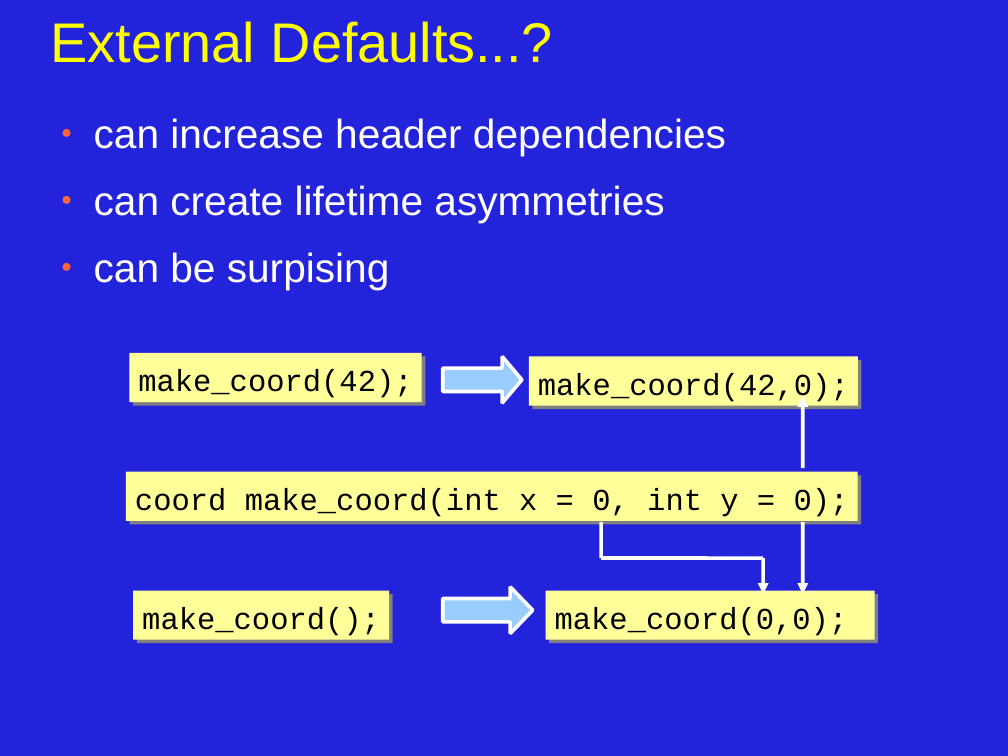
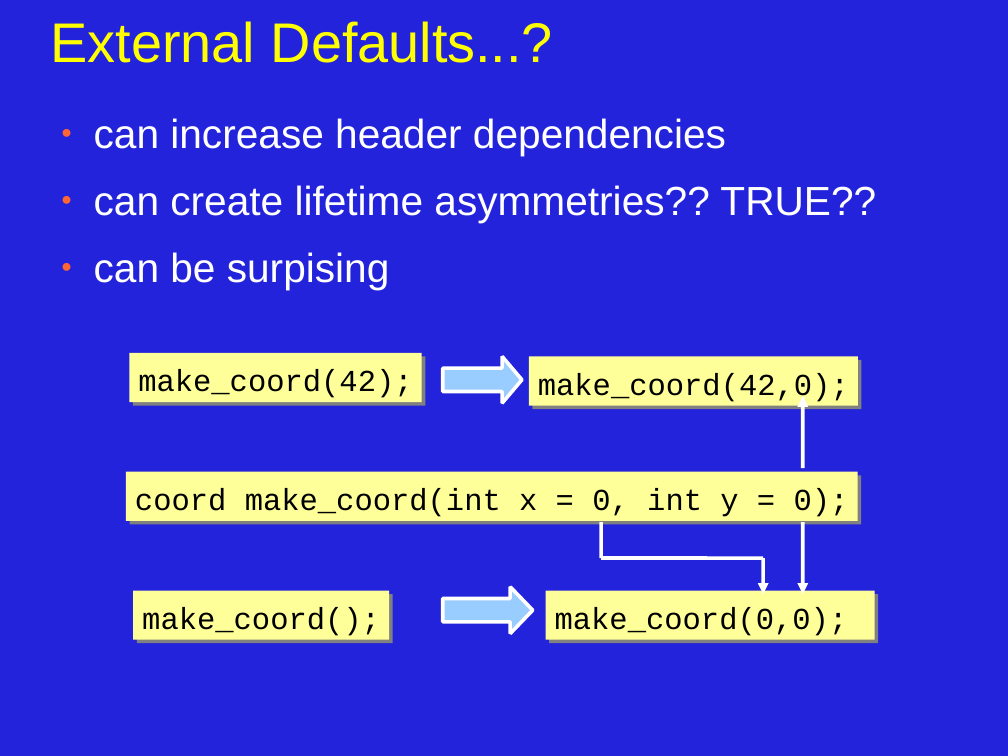
Before and after one commit to JonJagger/two-day-courses, a slide deck: slide 8 of cppf/03_Functions_Operators_and_Data_Structures.odp (slide 6 before the commit). Drawn at 1008x756 pixels with LibreOffice and Linux fonts; fonts in the diff are those of the drawing. Boxes give left, top, right and bottom in pixels: in the first picture for what was removed or moved away, otherwise in the second. Text is boxed around its words. In the diff, an @@ line names an element or a change of style, - is before the commit and + after.

```diff
--- a/cppf/03_Functions_Operators_and_Data_Structures.odp
+++ b/cppf/03_Functions_Operators_and_Data_Structures.odp
@@ text at [94,185,876,223]: text changed @@
-● can create lifetime asymmetries
+● can create lifetime asymmetries?? TRUE??
```
Also in this commit, not shown: 9 other slides changed, 3 slides added, 1 other file.
